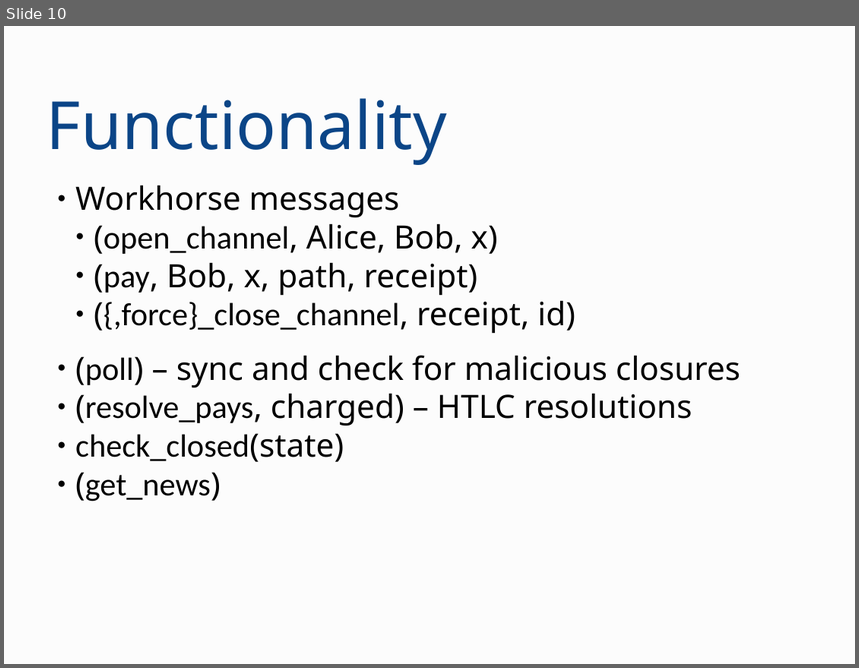
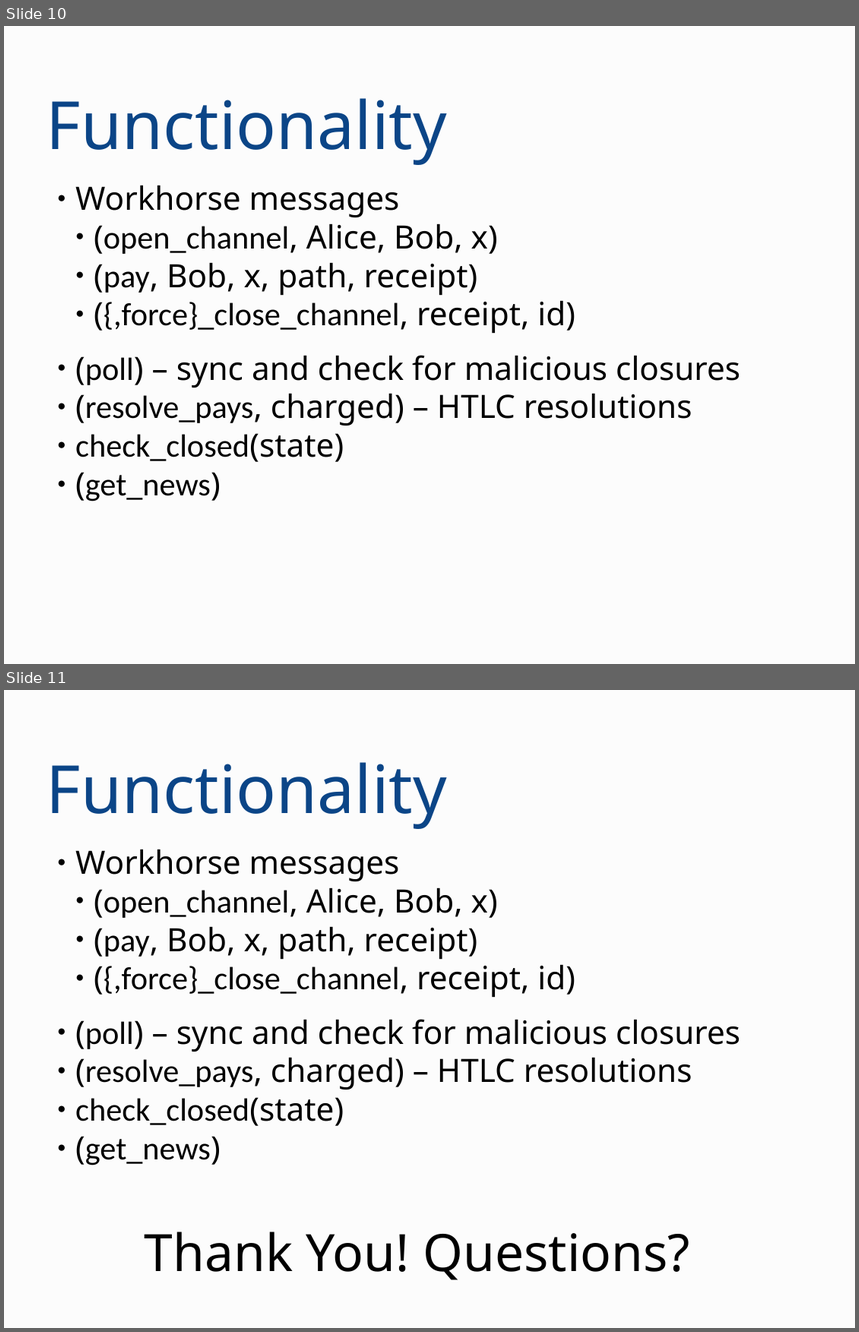
Before and after one commit to OrfeasLitos/PaymentChannels, a slide deck: ln-conf-2019/presentation.odp. Shown one above the other, each under a label of ours: slide 10 before the commit, slides 10 and 11 after it. The pictures are 859x668 and 859x1332 pixels, drawn with LibreOffice and Linux fonts; fonts in the diff are those of the drawing. Boxes give left, top, right and bottom in pixels: in the first picture for what was removed or moved away, otherwise in the second. Text is boxed around its words. In the diff, an @@ line names an element or a change of style, - is before the commit and + after.

Commit message:
Fix typo, clarify HTLC sync, add last slide

```diff
--- a/ln-conf-2019/presentation.odp
+++ b/ln-conf-2019/presentation.odp
@@ slide 11 added at <box>4,690,855,1328</box>, background #FCFCFC @@
@@ title added at <box>47,762,447,829</box>, 62 pt, text #0B4587 @@
+Functionality
@@ text added at <box>75,849,740,1166</box>, 30 pt, text #000000 @@
+● Workhorse messages
+  ● (open_channel, Alice, Bob, x)
+  ● (pay, Bob, x, path, receipt)
+  ● ({,force}_close_channel, receipt, id)
+● (poll) – sync and check for malicious closures
+● (resolve_pays, charged) – HTLC resolutions
+● check_closed(state)
+● (get_news)
@@ text added at <box>145,1232,690,1281</box>, 48 pt, text #000000 @@
+Thank You! Questions?
```
Also in this commit, not shown: 2 slides changed.
